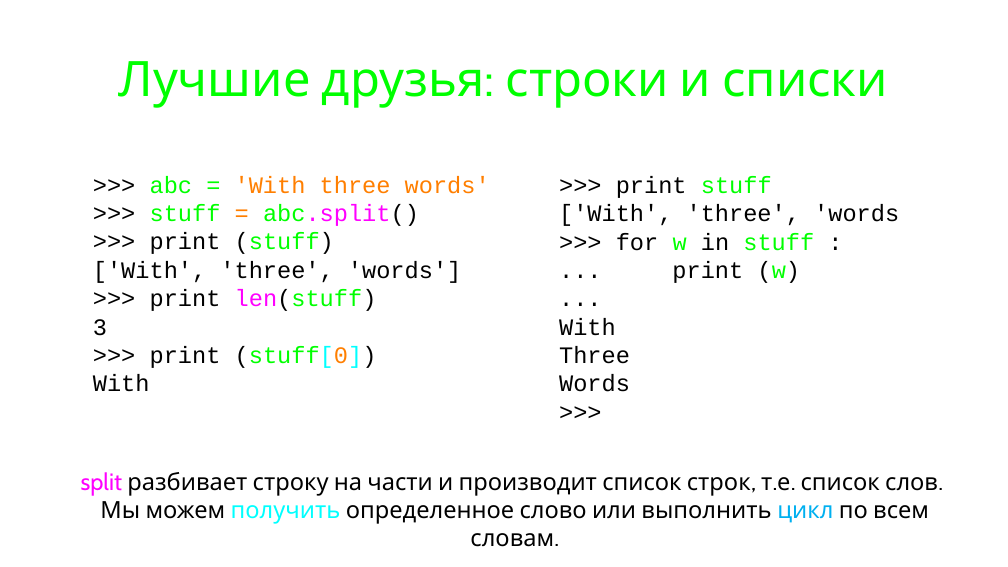
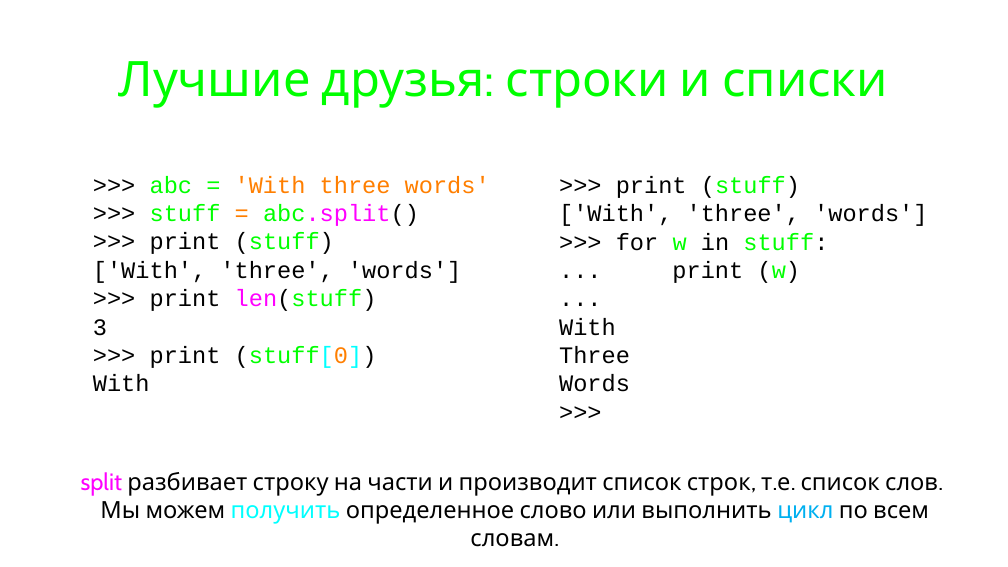
Before and after one commit to maxchv/LearnPython, a slide deck: slide 34 of week02/05.Lists.pptx (slide 30 before the commit). Drawn at 1008x567 pixels with LibreOffice and Linux fonts; fonts in the diff are those of the drawing. Boxes give left, top, right and bottom in pixels: in the first picture for what was removed or moved away, otherwise in the second. Text is boxed around its words. In the diff, an @@ line names an element or a change of style, - is before the commit and + after.

```diff
--- a/week02/05.Lists.pptx
+++ b/week02/05.Lists.pptx
@@ text at box(616, 176, 800, 198): text changed @@
->>> print stuff
+>>> print (stuff)
@@ text at box(559, 204, 927, 226): text colour #FFFFFF to #000000 in "'words']" @@
@@ text at box(616, 233, 828, 251): spaces changed @@
->>> for w in stuff :
+>>> for w in stuff:
```
Also in this commit, not shown: 4 other slides changed, 7 slides added, 1 other file.
